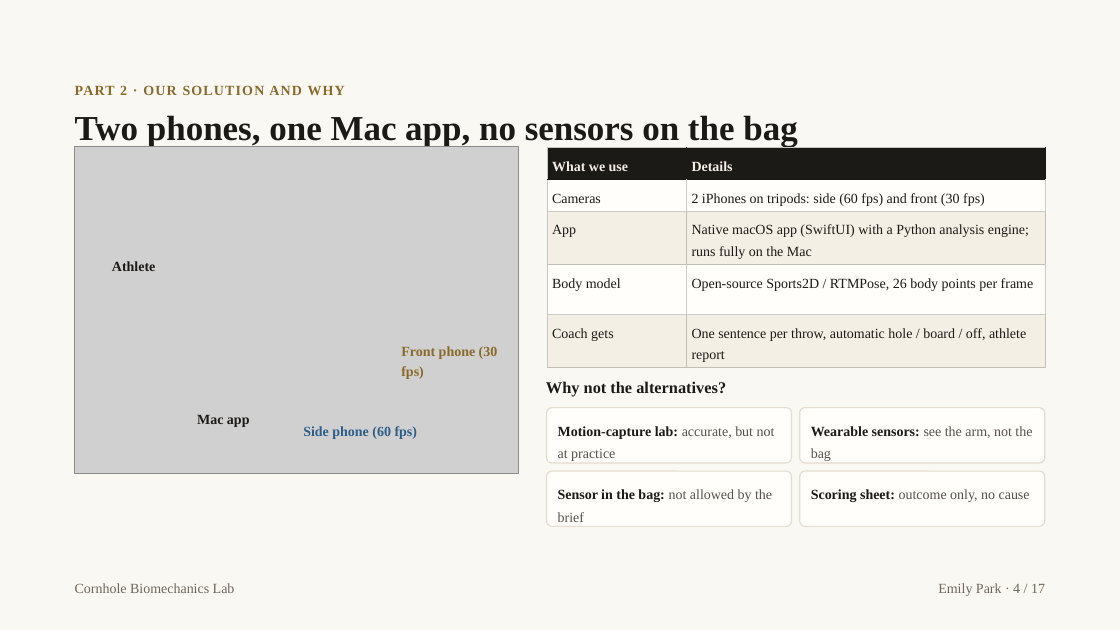
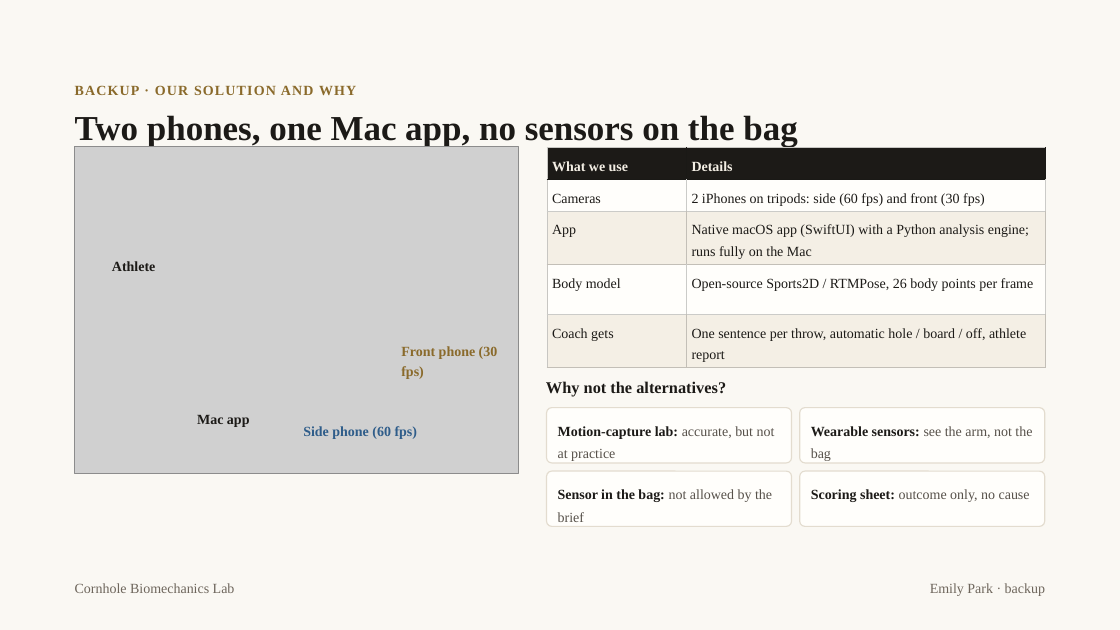
Before and after one commit to Berkonas/CornHoleBiomech, a slide deck: slide 14 of docs/presentation/Cornhole Biomechanics Lab - Final.pptx (slide 4 before the commit). Drawn at 1120x630 pixels with LibreOffice and Linux fonts; fonts in the diff are those of the drawing; grey boxes stand for pictures. Boxes give left, top, right and bottom in pixels: in the first picture for what was removed or moved away, otherwise in the second. Text is boxed around its words. In the diff, an @@ line names an element or a change of style, - is before the commit and + after.

```diff
--- a/docs/presentation/Cornhole Biomechanics Lab - Final.pptx
+++ b/docs/presentation/Cornhole Biomechanics Lab - Final.pptx
@@ text at (75, 85, 356, 95): text changed @@
-PART 2 · OUR SOLUTION AND WHY
+BACKUP · OUR SOLUTION AND WHY
@@ text at (930, 583, 1045, 596): text changed @@
-Emily Park · 4 / 17
+Emily Park · backup
```
Also in this commit, not shown: 15 other slides changed, 3 slides added, 14 other files.
